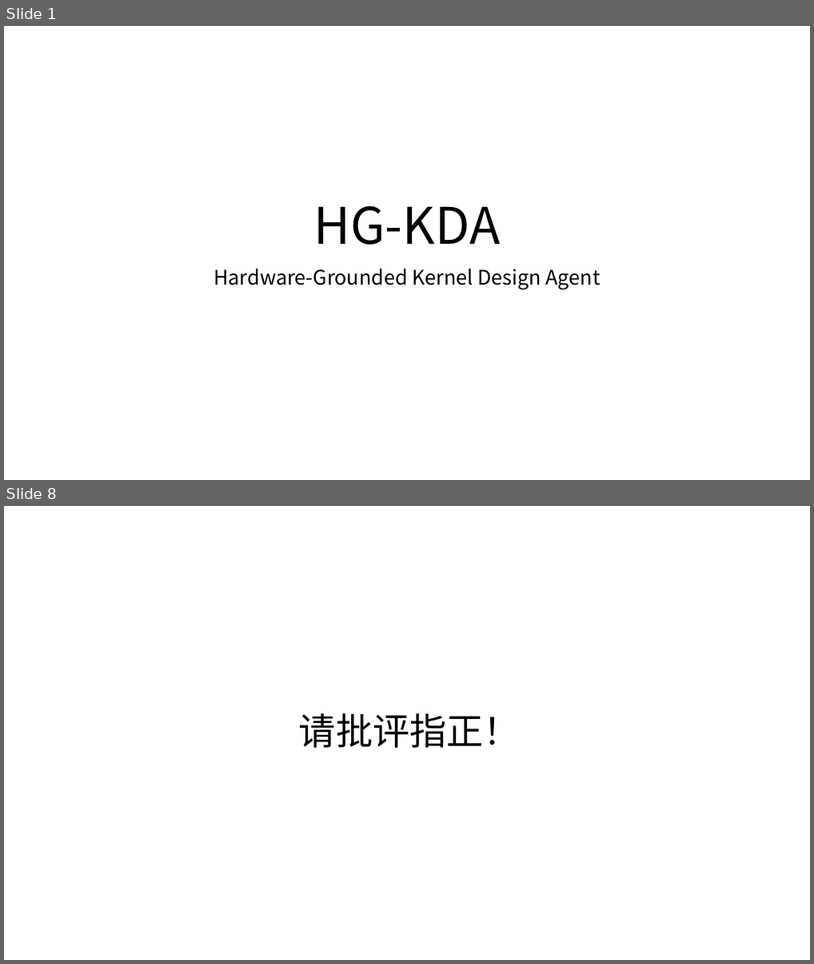
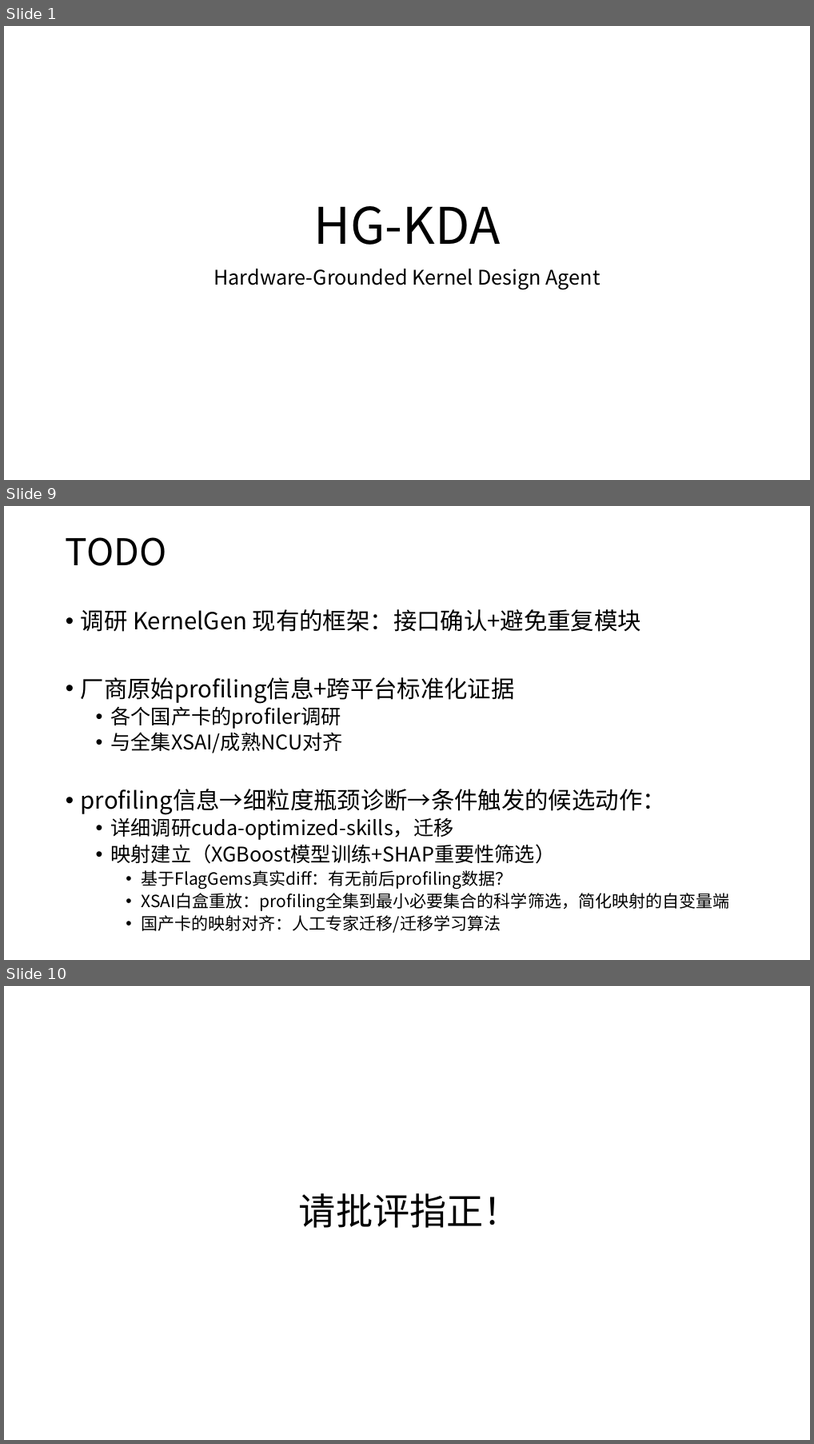
Before and after one commit to LeleCheung/HG-KDA, a slide deck: reports/02_work/0917汇报.pptx. Shown one above the other, each under a label of ours: slides 1 and 8 before the commit, slides 1, 9 and 10 after it; the slides between them are not shown. The pictures are 814x964 and 814x1444 pixels, drawn with LibreOffice and Linux fonts; fonts in the diff are those of the drawing. Boxes give left, top, right and bottom in pixels: in the first picture for what was removed or moved away, otherwise in the second. Text is boxed around its words. In the diff, an @@ line names an element or a change of style, - is before the commit and + after.

```diff
--- a/reports/02_work/0917汇报.pptx
+++ b/reports/02_work/0917汇报.pptx
@@ slide 9 added at box(4, 506, 810, 960), background #FFFFFF @@
@@ title added at box(66, 537, 167, 566), 44 pt, text #000000 @@
+TODO
@@ text added at box(81, 609, 730, 932), 20 pt, text #000000 @@
+• 调研 KernelGen 现有的框架：接口确认+避免重复模块
+• 厂商原始profiling信息+跨平台标准化证据
+  • 各个国产卡的profiler调研
+  • 与全集XSAI/成熟NCU对齐
+• profiling信息→细粒度瓶颈诊断→条件触发的候选动作：
+  • 详细调研cuda-optimized-skills，迁移
+  • 映射建立（XGBoost模型训练+SHAP重要性筛选）
+    • 基于FlagGems真实diff：有无前后profiling数据？
+    • XSAI白盒重放：profiling全集到最小必要集合的科学筛选，简化映射的自变量端
+    • 国产卡的映射对齐：人工专家迁移/迁移学习算法
@@ what was slide 8 is now slide 10 @@
```
Also in this commit, not shown: 4 slides changed, 3 other slides added, 2 slides removed, 1 other file.
